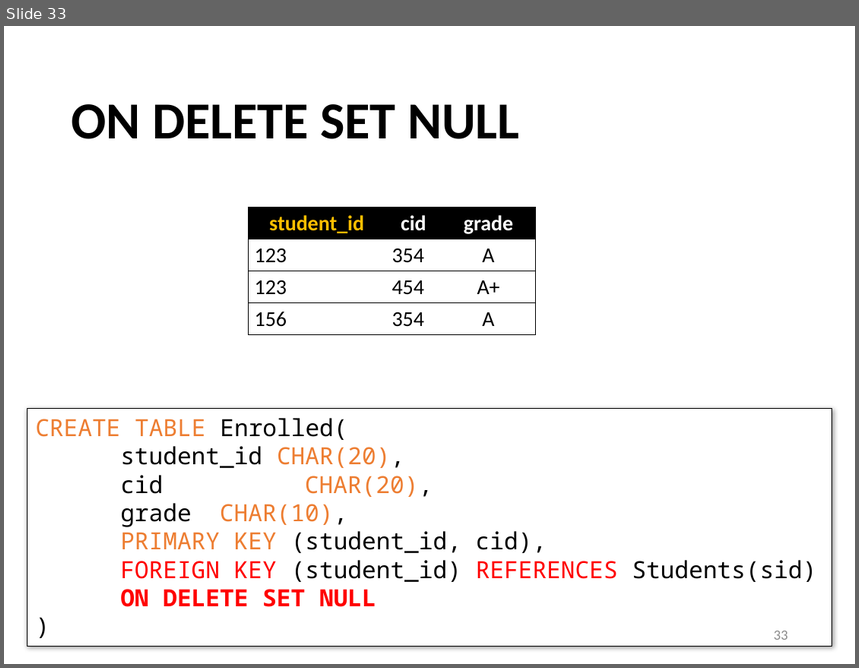
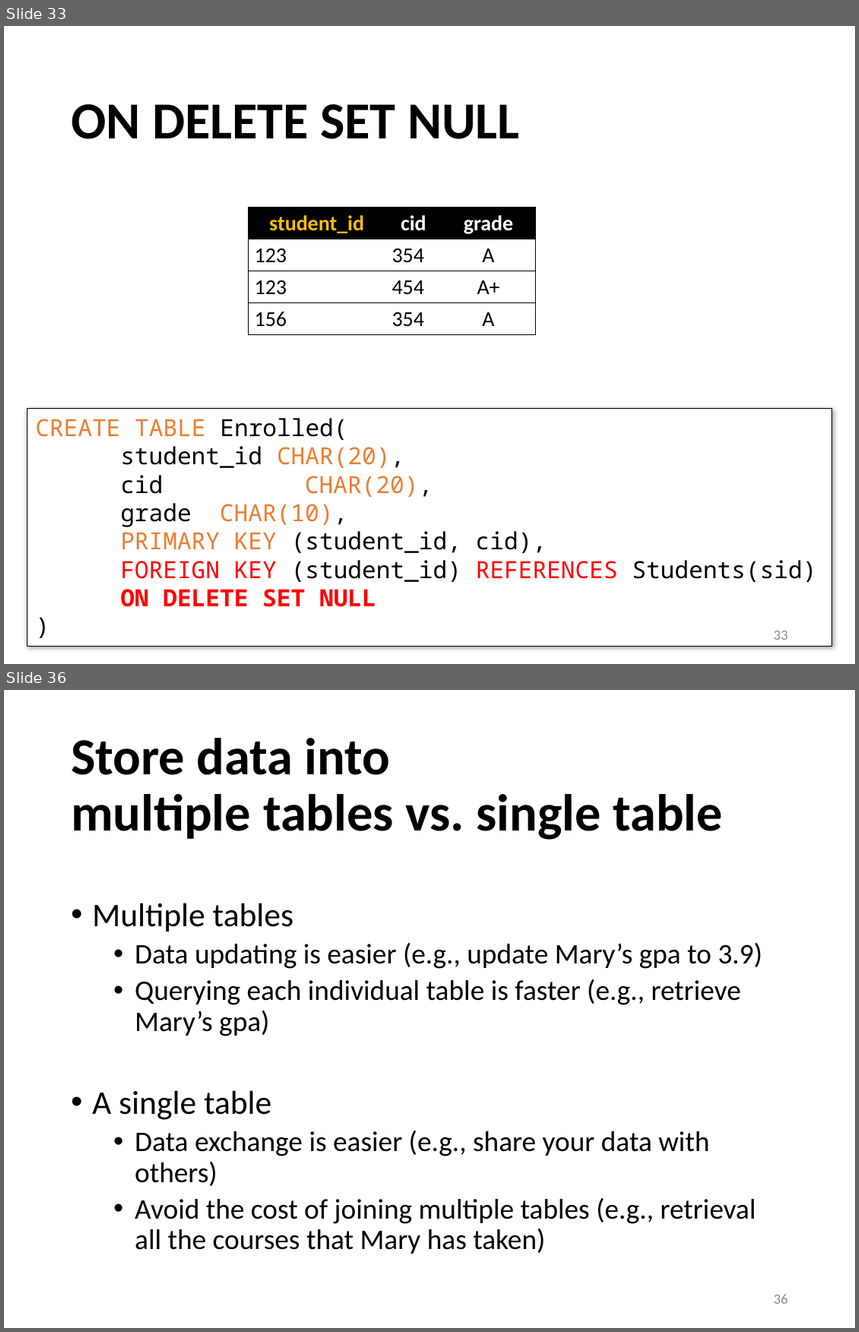
Before and after one commit to sfu-db/cmpt354, a slide deck: Lectures/lec3-sql-basics.pptx. Shown one above the other, each under a label of ours: slide 33 before the commit, slides 33 and 36 after it; the slides between them are not shown. The pictures are 859x668 and 859x1332 pixels, drawn with LibreOffice and Linux fonts; fonts in the diff are those of the drawing. Boxes give left, top, right and bottom in pixels: in the first picture for what was removed or moved away, otherwise in the second. Text is boxed around its words. In the diff, an @@ line names an element or a change of style, - is before the commit and + after.

```diff
--- a/Lectures/lec3-sql-basics.pptx
+++ b/Lectures/lec3-sql-basics.pptx
@@ slide 36 added at (4,690,855,1328), background #FFFFFF @@
@@ title added at (71,738,723,840), 44 pt, text #000000, bold @@
+Store data into
+multiple tables vs. single table
@@ text added at (92,903,763,1254), 24 pt, text #000000 @@
+• Multiple tables
+  • Data updating is easier (e.g., update Mary’s gpa to 3.9)
+  • Querying each individual table is faster (e.g., retrieve Mary’s gpa)
+• A single table
+  • Data exchange is easier (e.g., share your data with others)
+  • Avoid the cost of joining multiple tables (e.g., retrieval all the courses that Mary has taken)
@@ page number added at (774,1294,788,1304), 12 pt, text #8C8C8C @@
+36
```
Also in this commit, not shown: 20 other slides added, 1 other file.
